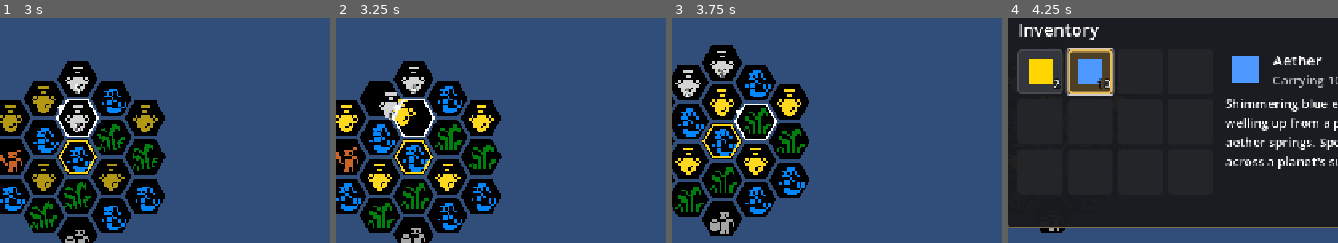
Above: before the commit, frames 1-4 (left to right).
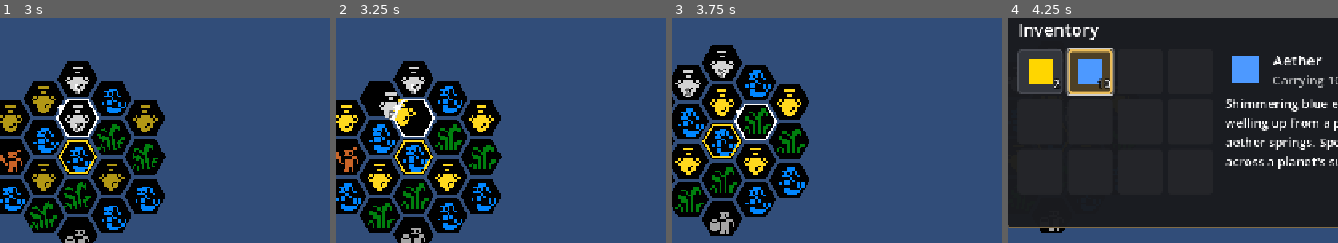
Above: after the commit, the same moments.

Repository: scunningham777/spaes-wrzrds
Game: Godot game, scene res://scenes/planet.tscn
The game is run twice, just before and just after one commit, with the same random seed, the same clock (stepped at 60 frames per second) and the same inputs. This scene is started directly instead of the project's main scene.
Inputs:
- Up to frame 1 (3 s): tap Enter (ui_accept) at 0.5, 0.77, 1.52, 2 s; hold R (extract) 0.53-1.28 s; hold W (hex_up) 0.53-2.03 s; tap F (push) at 0.8, 1.35 s; tap V (scry) at 1.55 s; hold V (scry) 2.03-2.78 s; hold A (hex_left) from 2.03 s (still down); tap R (extract) at 2.3, 2.85 s
- Up to frame 2 (3.25 s): keep holding A (hex_left); tap Enter (ui_accept) at 3.02 s; tap F (push) at 3.05 s
- Up to frame 3 (3.75 s): release A (hex_left) at 3.53 s; hold X (hex_down) from 3.53 s (still down); hold E (hex_ne) from 3.53 s (still down)
- Up to frame 4 (4.25 s): keep holding X (hex_down); keep holding E (hex_ne); tap Enter (ui_accept) at 3.77 s; tap V (scry) at 3.8 s; tap I (inventory) at 4.15 s
The pictures show only the part of the screen within x 7-57%, y 28-78%; the shares and areas given below are measured in that part.

Frame 1 is identical in both runs. In frame 2, 0.1% of the frame differs, in the area x 16-25%, y 29-46%; in frame 3, less than 0.1%; in frame 4, less than 0.1%.

Commit message:
Stop pushes from counting down tapped tiles
Pushing a tile back and forth ticked cooldowns for free, so a player
could untap an aether spring without moving and extract indefinitely.
Pushes no longer count as a cooldown action.

Co-Authored-By: Claude Opus 5.5 <noreply@anthropic.com>
Claude-Session: https://claude.ai/code/session_0196C6qponv1cZhsguvue75H

Diff:
--- a/scripts/planet.gd
+++ b/scripts/planet.gd
@@ -10,7 +10,7 @@
 @export var patches_across: int = 12
 @export var patches_down: int = 4
 @export_range(0.0, 1.0) var empty_tile_probability: float = 0.0
-## Player actions (moves, extracts, swaps) an extracted tile stays tapped.
+## Player actions (moves, extracts, scrying; not pushes) an extracted tile stays tapped.
 @export var tap_cooldown_actions: int = 5
 
 @onready var _tiles: TileGridView = $HexBoard/TileGridView
--- a/scripts/tile_interaction.gd
+++ b/scripts/tile_interaction.gd
@@ -38,7 +38,8 @@
 
 
 # Each successful action ticks tapped-tile cooldowns before taking effect, so the action that taps
-# a tile doesn't count toward its own cooldown. (Moves tick too; the scene wires that up.)
+# a tile doesn't count toward its own cooldown. (Moves tick too; the scene wires that up.) Pushes
+# don't: pushing a tile back and forth would otherwise untap it for free.
 # Extraction needs the player's tile plus the focus's distance in tiles straight ahead, all
 # untapped and sharing at least one element. Success taps them all and yields the focus's extract
 # amount of each shared element, not one per tile.
@@ -65,7 +66,6 @@
 	if not tiles.grid.can_swap(here, front):
 		print("Can't swap tiles %s and %s" % [here, front])
 		return
-	tiles.grid.tick_cooldowns()
 	tiles.grid.try_swap(here, front)
 	print("Swapped tiles %s and %s" % [here, front])
 	lock.run(tiles.animate_swap(here, front, swap_seconds))
--- a/tests/smoke_test.gd
+++ b/tests/smoke_test.gd
@@ -689,6 +689,17 @@
 	_press(KEY_D)
 	_press(KEY_A)
 	_check(tiles.grid.cooldown(Vector2i.ZERO) == 5, "tapped: turning doesn't count down")
+	# Pushing doesn't either, or pushing a tapped tile back and forth would untap it for free.
+	_press(KEY_D)  # face NE, toward the Gold at (1,0)
+	_press(KEY_F)
+	await create_timer(0.5).timeout
+	_check(tiles.grid.get_tile(Vector2i(1, 0)) == iron and tiles.grid.cooldown(Vector2i(1, 0)) == 5,
+		"tapped: pushing a tapped tile doesn't count down")
+	_press(KEY_F)  # and back
+	await create_timer(0.5).timeout
+	_press(KEY_A)
+	_check(tiles.grid.get_tile(Vector2i.ZERO) == iron and tiles.grid.cooldown(Vector2i.ZERO) == 5
+		and tiles.grid.cooldown(Vector2i(0, 1)) == 5, "tapped: pushing back and forth doesn't count down")
 	_press(KEY_W)
 	_press(KEY_X)
 	_check(tiles.grid.cooldown(Vector2i.ZERO) == 3, "tapped: each move counts down (%d)" % tiles.grid.cooldown(Vector2i.ZERO))
